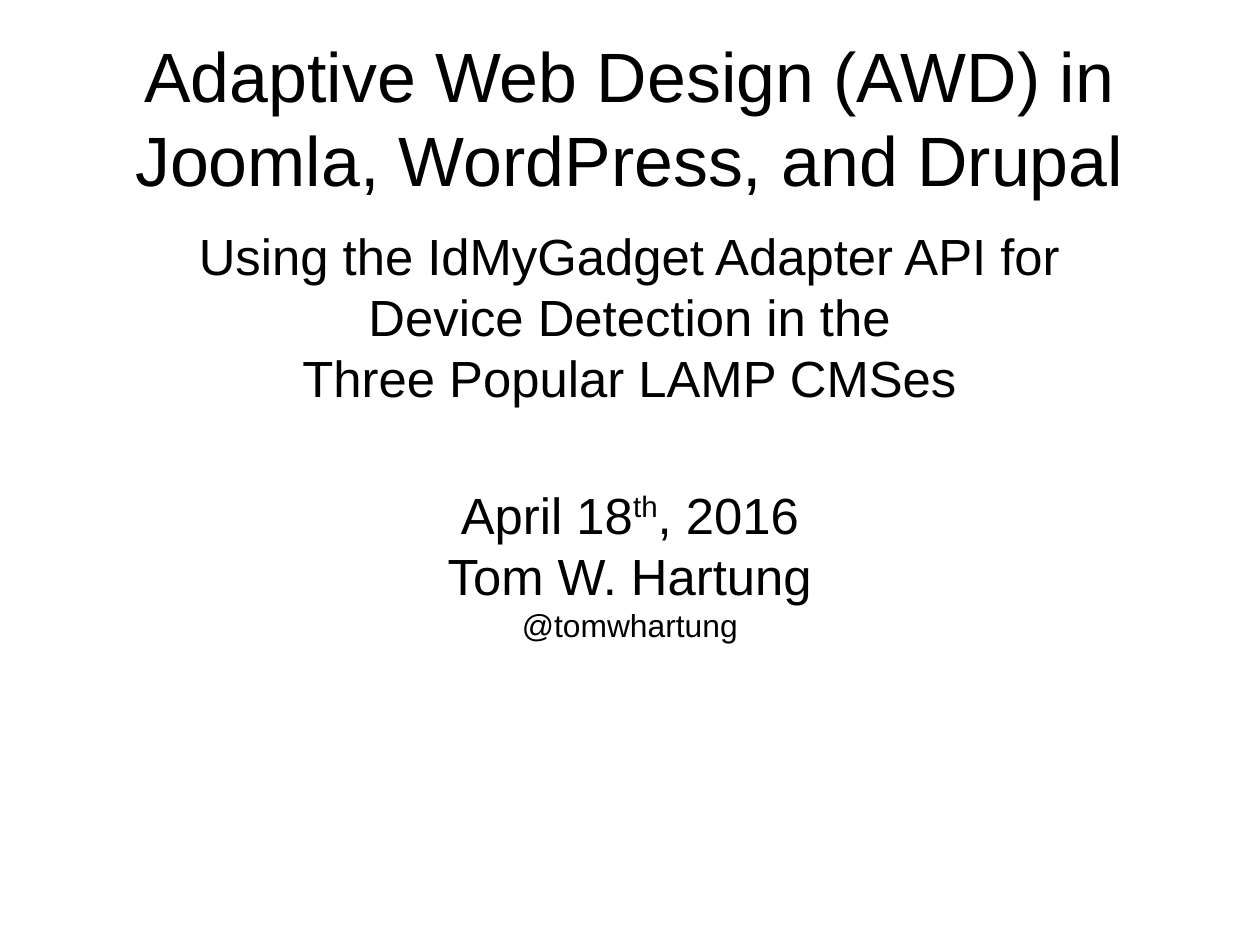
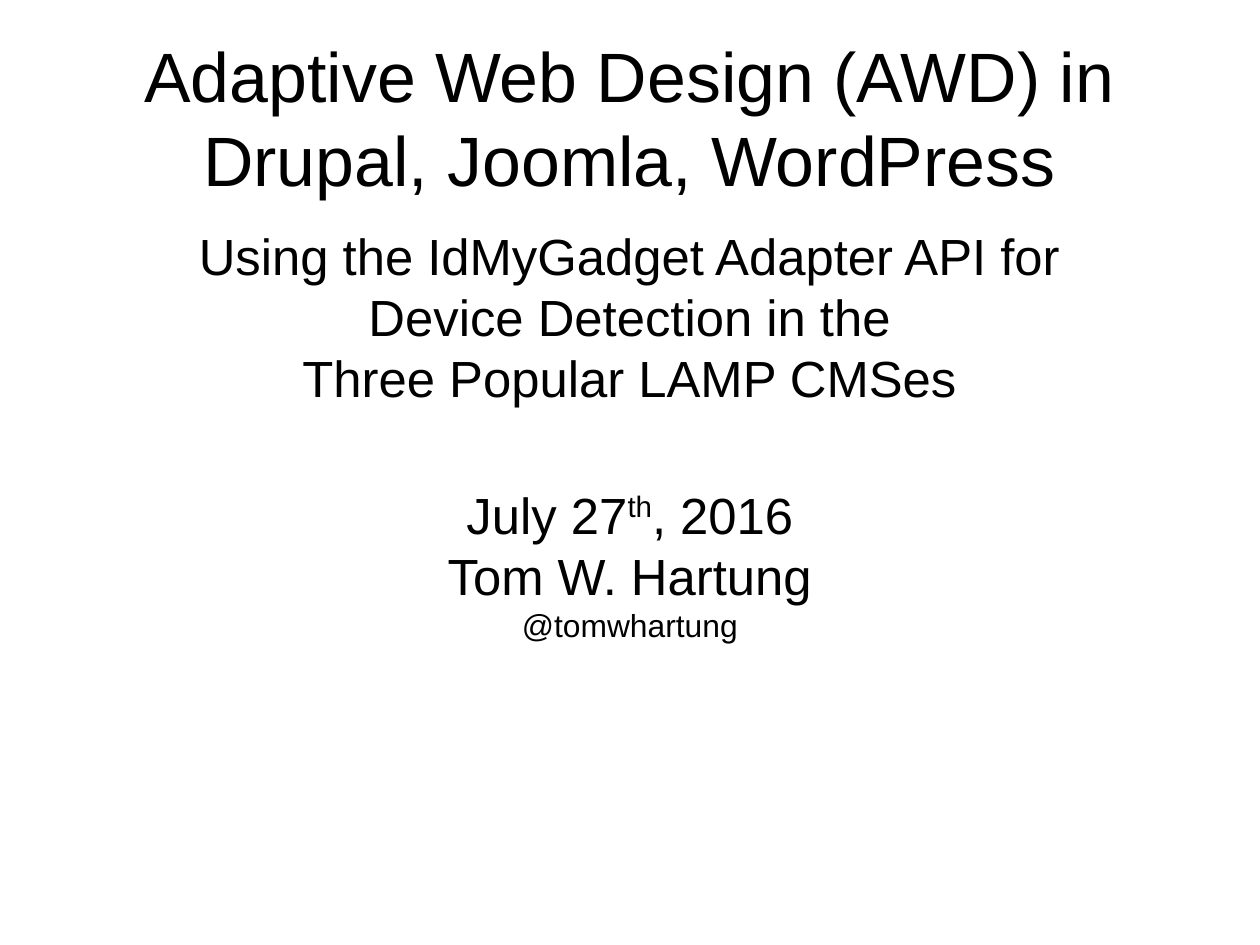
Before and after one commit to tomwhartung/jmws_accoutrements, a slide deck: slide 1 of presentations/2016_07-Drupal/9-slides.odp. Drawn at 1260x945 pixels with LibreOffice and Linux fonts; fonts in the diff are those of the drawing. Boxes give left, top, right and bottom in pixels: in the first picture for what was removed or moved away, otherwise in the second. Text is boxed around its words. In the diff, an @@ line names an element or a change of style, - is before the commit and + after.

```diff
--- a/presentations/2016_07-Drupal/9-slides.odp
+++ b/presentations/2016_07-Drupal/9-slides.odp
@@ title at box(144, 51, 1114, 199): text changed @@
-Adaptive Web Design (AWD) in Joomla, WordPress, and Drupal
+Adaptive Web Design (AWD) in Drupal, Joomla, WordPress
@@ subtitle at box(466, 497, 793, 545): text changed @@
-April 18th, 2016
+July 27th, 2016
```
Also in this commit, not shown: 3 other slides changed.
